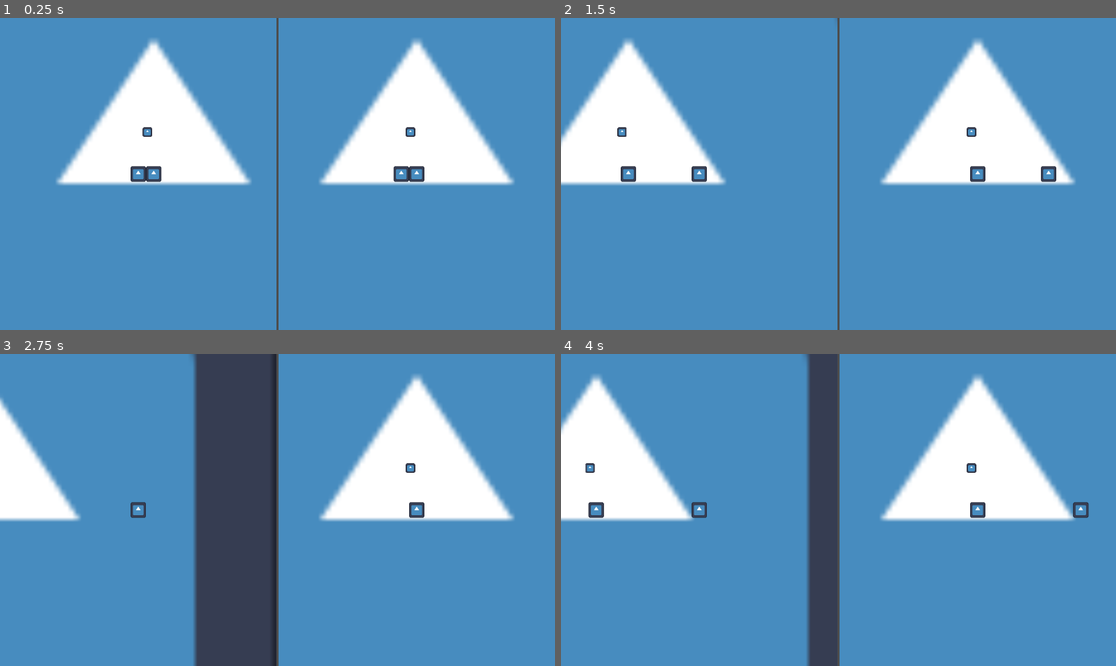
Above: before the commit, frames 1-4 (two rows, left to right).
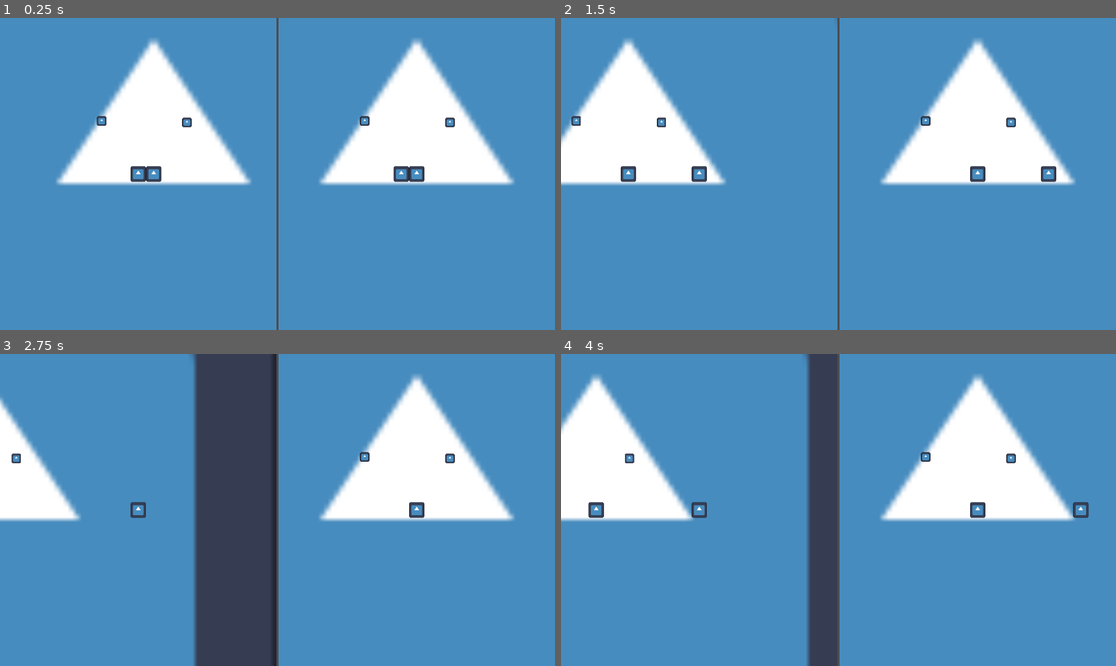
Above: after the commit, the same moments.

Repository: Gweedori/Taitaja_Finaali
Game: Godot game, scene res://mvp_test_scene/test_scene_mvp_02.tscn
Two runs of this game, one before a commit and one after it. Both use one fixed random seed, a clock stepped at 60 frames per second and the inputs below. The project has no main scene, so this scene is started directly. The engine's default icon, where the game draws it, is replaced by a stand-in: a white triangle on a blue panel in a dark square.
Inputs (mouse positions are in pixels of both pictures, inside the frame that each line leads up to):
- Up to frame 1 (0.25 s): no input
- Up to frame 2 (1.5 s): tap Enter at 0.5 s; move the mouse to (960, 158) at 0.52 s; hold Right (input_right) 0.53-1.25 s; hold Z (input_interact) 0.53-1.25 s; click (960, 158) at 0.67 s; drag from (727, 189) to (622, 133) at 1.27 s
- Up to frame 3 (2.75 s): tap Space at 2 s; move the mouse to (333, 441) at 2.02 s; hold Right (input_right) from 2.03 s (still down); hold Z (input_interact) from 2.03 s (still down)
- Up to frame 4 (4 s): release Right (input_right) at 2.75 s; release Z (input_interact) at 2.75 s; drag from (810, 572) to (977, 510) at 2.77 s; tap Enter at 3.5 s; move the mouse to (1005, 556) at 3.52 s; hold Left (input_left) from 3.53 s (still down); hold Z (input_interact) from 3.53 s (still down)

The runs differ from the first frame. In frame 1, 0.3% of the frame differs, in the area x 17-82%, y 31-39%; in frame 2, 0.3%; in frame 3, 0.2%; in frame 4, 0.3%.

Commit message:
TaskMinigame01

Diff:
--- a/Player/player_01.gd
+++ b/Player/player_01.gd
@@ -1,13 +1,17 @@
 extends CharacterBody2D
 
 @onready var interact_area: Area2D = $InteractArea
+@onready var taskMinigame: Node2D = $TaskMinigame02
 
 @export var player = 1
 @export var speed = 150.0
 
 @onready var device = 0
 
+var taskStarted = false
+
 func _ready() -> void:
+	taskMinigame.hide()
 	if player == 1:
 		device = 0
 	else:
@@ -36,12 +40,25 @@
 	move_and_slide()
 
 func _input(event: InputEvent) -> void:
-	if event.is_action_pressed("input_interact"):
+	var interact = "input_interact"
+	if player == 2:
+		interact = "p2_interact"
+	if event.is_action_pressed(interact):
+		if taskStarted == true:
+			taskMinigame.stopMinigame()
+			taskStarted = false
+			taskMinigame.hide()
 		if not interact_area.get_overlapping_areas().is_empty():
 			var overlapArea = interact_area.get_overlapping_areas()[0]
-			if overlapArea.name == "TaskArea":
+			if overlapArea.name == "TaskArea" and taskStarted == false:
 				var taskInfo = overlapArea._getTaskInfo()
-				var taskZone = taskInfo[0]
-				var taskPriority = taskInfo[1]
-				var taskCoop = taskInfo[2]
+				var taskDone = taskInfo[0]
+				var taskZone = taskInfo[1]
+				var taskPriority = taskInfo[2]
+				var taskCoop = taskInfo[3]
 				print(taskInfo)
+				if taskDone == false:
+					overlapArea.makeTaskDone()
+					taskStarted = true
+					taskMinigame.startMinigame()
+					taskMinigame.show()
--- a/Player/player_01.tscn
+++ b/Player/player_01.tscn
@@ -2,6 +2,7 @@
 
 [ext_resource type="Script" uid="uid://cpy0fr0y4trtb" path="res://Player/player_01.gd" id="1_lp4j5"]
 [ext_resource type="Texture2D" uid="uid://meeyrxaavaqr" path="res://icon.svg" id="2_xagy1"]
+[ext_resource type="PackedScene" uid="uid://bpyhho0ekabdi" path="res://Ui/task_minigame_02.tscn" id="3_ccih5"]
 
 [sub_resource type="CircleShape2D" id="CircleShape2D_xagy1"]
 radius = 43.011627
@@ -19,3 +20,7 @@
 
 [node name="CollisionShape2D" type="CollisionShape2D" parent="InteractArea" unique_id=1110594787]
 shape = SubResource("CircleShape2D_xagy1")
+
+[node name="TaskMinigame02" parent="." unique_id=1849091798 instance=ExtResource("3_ccih5")]
+visible = false
+position = Vector2(-318, -129)
--- /dev/null
+++ b/Ui/TaskMinigame.tscn
@@ -0,0 +1,29 @@
+[gd_scene format=3 uid="uid://s4e8dum1dj31"]
+
+[sub_resource type="CanvasTexture" id="CanvasTexture_fdgvt"]
+
+[node name="TaskMinigame" type="Control" unique_id=1026097657]
+layout_mode = 3
+anchors_preset = 15
+anchor_right = 1.0
+anchor_bottom = 1.0
+grow_horizontal = 2
+grow_vertical = 2
+
+[node name="GridContainer" type="GridContainer" parent="." unique_id=1151726004]
+layout_mode = 1
+anchors_preset = 14
+anchor_top = 0.5
+anchor_right = 1.0
+anchor_bottom = 0.5
+offset_top = -0.5
+offset_bottom = 0.5
+grow_horizontal = 2
+grow_vertical = 2
+columns = 3
+
+[node name="TextureRect" type="TextureRect" parent="GridContainer" unique_id=1049681697]
+layout_mode = 2
+size_flags_horizontal = 3
+size_flags_vertical = 3
+texture = SubResource("CanvasTexture_fdgvt")
--- /dev/null
+++ b/Ui/task_minigame_02.gd
@@ -0,0 +1,59 @@
+extends Node2D
+
+@onready var needle_sprite: Sprite2D = $NeedleSprite
+@onready var meh_sprite: Sprite2D = $MehSprite
+@onready var good_sprite: Sprite2D = $GoodSprite
+
+@onready var needle_area: Area2D = $NeedleSprite/NeedleArea
+
+@export var speed = 500.0
+
+var moveNeedle = false
+var direction = 1
+var points = 0
+
+@onready var needlePos = needle_sprite.position
+
+# Called when the node enters the scene tree for the first time.
+func _ready() -> void:
+	pass
+
+
+# Called every frame. 'delta' is the elapsed time since the previous frame.
+func _process(delta: float) -> void:
+	if moveNeedle == true:
+
+		if needle_area.get_overlapping_bodies():
+			var overlapBody = needle_area.get_overlapping_bodies()[-1]
+			var bodyName = overlapBody.name
+			#print(overlapBody)
+			match bodyName:
+				"RightBody":
+					direction = -1
+				"LeftBody":
+					direction = 1
+
+		needle_sprite.position.x += speed * delta * direction
+
+
+func startMinigame():
+	moveNeedle = true
+
+func stopMinigame():
+	moveNeedle = false
+	needle_sprite.position = needlePos
+	if needle_area.get_overlapping_bodies():
+		var overlapBody = needle_area.get_overlapping_bodies()[-1]
+		var bodyName = overlapBody.name
+
+		match bodyName:
+			"MehBody":
+				points = 1
+			"GoodBody":
+				points = 2
+	print("Points: ",points)
+
+#func _input(event: InputEvent) -> void:
+	#if moveNeedle == true:
+		#if event.is_action_pressed("input_interact"):
+			#stopMinigame()
--- /dev/null
+++ b/Ui/task_minigame_02.tscn
@@ -0,0 +1,72 @@
+[gd_scene format=3 uid="uid://bpyhho0ekabdi"]
+
+[ext_resource type="Texture2D" uid="uid://meeyrxaavaqr" path="res://icon.svg" id="1_c34fk"]
+[ext_resource type="Script" uid="uid://sqjbcph2fie3" path="res://Ui/task_minigame_02.gd" id="1_r7tlf"]
+
+[sub_resource type="RectangleShape2D" id="RectangleShape2D_h6y4h"]
+size = Vector2(3.340475, 126.512825)
+
+[sub_resource type="RectangleShape2D" id="RectangleShape2D_650gr"]
+size = Vector2(4.515686, 128.15384)
+
+[sub_resource type="RectangleShape2D" id="RectangleShape2D_r7tlf"]
+size = Vector2(128, 128)
+
+[sub_resource type="RectangleShape2D" id="RectangleShape2D_4djfk"]
+size = Vector2(121.9047, 128)
+
+[sub_resource type="RectangleShape2D" id="RectangleShape2D_c34fk"]
+size = Vector2(127.99992, 127.99997)
+
+[node name="TaskMinigame02" type="Node2D" unique_id=1849091798]
+script = ExtResource("1_r7tlf")
+
+[node name="BackgroundSprite" type="Sprite2D" parent="." unique_id=639690028]
+position = Vector2(326.75003, 39)
+scale = Vector2(5.105469, 0.609375)
+texture = ExtResource("1_c34fk")
+
+[node name="LeftBody" type="StaticBody2D" parent="BackgroundSprite" unique_id=354216432]
+
+[node name="CollisionShape2D" type="CollisionShape2D" parent="BackgroundSprite/LeftBody" unique_id=711919451]
+position = Vector2(-62.340473, -0.89743423)
+shape = SubResource("RectangleShape2D_h6y4h")
+
+[node name="RightBody" type="StaticBody2D" parent="BackgroundSprite" unique_id=1467806313]
+
+[node name="CollisionShape2D" type="CollisionShape2D" parent="BackgroundSprite/RightBody" unique_id=1506879586]
+position = Vector2(61.65493, -0.07692337)
+shape = SubResource("RectangleShape2D_650gr")
+
+[node name="MehSprite" type="Sprite2D" parent="." unique_id=182066079]
+position = Vector2(319, 39)
+scale = Vector2(1, 0.609375)
+texture = ExtResource("1_c34fk")
+
+[node name="MehBody" type="StaticBody2D" parent="MehSprite" unique_id=1608026933]
+
+[node name="CollisionShape2D" type="CollisionShape2D" parent="MehSprite/MehBody" unique_id=1558387968]
+shape = SubResource("RectangleShape2D_r7tlf")
+
+[node name="GoodSprite" type="Sprite2D" parent="." unique_id=926179121]
+position = Vector2(318.00003, 39)
+scale = Vector2(0.328125, 0.609375)
+texture = ExtResource("1_c34fk")
+
+[node name="GoodBody" type="StaticBody2D" parent="GoodSprite" unique_id=1242913035]
+
+[node name="CollisionShape2D" type="CollisionShape2D" parent="GoodSprite/GoodBody" unique_id=451164046]
+position = Vector2(-6.1035156e-05, 0)
+shape = SubResource("RectangleShape2D_4djfk")
+
+[node name="NeedleSprite" type="Sprite2D" parent="." unique_id=423304476]
+position = Vector2(25.000004, 42)
+scale = Vector2(0.070312515, 1.671875)
+texture = ExtResource("1_c34fk")
+
+[node name="NeedleArea" type="Area2D" parent="NeedleSprite" unique_id=584724114]
+
+[node name="CollisionShape2D" type="CollisionShape2D" parent="NeedleSprite/NeedleArea" unique_id=1216352029]
+position = Vector2(0, -3.8146973e-06)
+scale = Vector2(1, 1.0000002)
+shape = SubResource("RectangleShape2D_c34fk")
--- a/mvp_test_scene/taskScript01.gd
+++ b/mvp_test_scene/taskScript01.gd
@@ -4,5 +4,10 @@
 @export var priority = 0
 @export var coop = false
 
+@onready var taskDone = false
+
 func _getTaskInfo():
-	return [zone, priority, coop]
+	return [taskDone, zone, priority, coop]
+
+func makeTaskDone():
+	taskDone = true
--- a/mvp_test_scene/test_scene_mvp_01.tscn
+++ b/mvp_test_scene/test_scene_mvp_01.tscn
@@ -14,4 +14,7 @@
 position = Vector2(-32, 0)
 
 [node name="TestTask" parent="." unique_id=481161883 instance=ExtResource("3_mwlmt")]
-position = Vector2(-13, -87)
+position = Vector2(-108, -110)
+
+[node name="TestTask2" parent="." unique_id=1311139151 instance=ExtResource("3_mwlmt")]
+position = Vector2(69, -107)
--- a/project.godot
+++ b/project.godot
@@ -43,6 +43,7 @@
 input_interact={
 "deadzone": 0.2,
 "events": [Object(InputEventKey,"resource_local_to_scene":false,"resource_name":"","device":-1,"window_id":0,"alt_press …(192 unchanged characters)…
+, Object(InputEventJoypadButton,"resource_local_to_scene":false,"resource_name":"","device":1,"button_index":0,"pressure":0.0,"pressed":true,"script":null)
 ]
 }
 input_cancel={
@@ -70,6 +71,11 @@
 "events": [Object(InputEventJoypadMotion,"resource_local_to_scene":false,"resource_name":"","device":0,"axis":0,"axis_value":1.0,"script":null)
 ]
 }
+p2_interact={
+"deadzone": 0.2,
+"events": [Object(InputEventJoypadButton,"resource_local_to_scene":false,"resource_name":"","device":0,"button_index":0,"pressure":0.0,"pressed":true,"script":null)
+]
+}
 
 [physics]
 
Not shown, added: Ui/task_minigame_02.gd.uid
